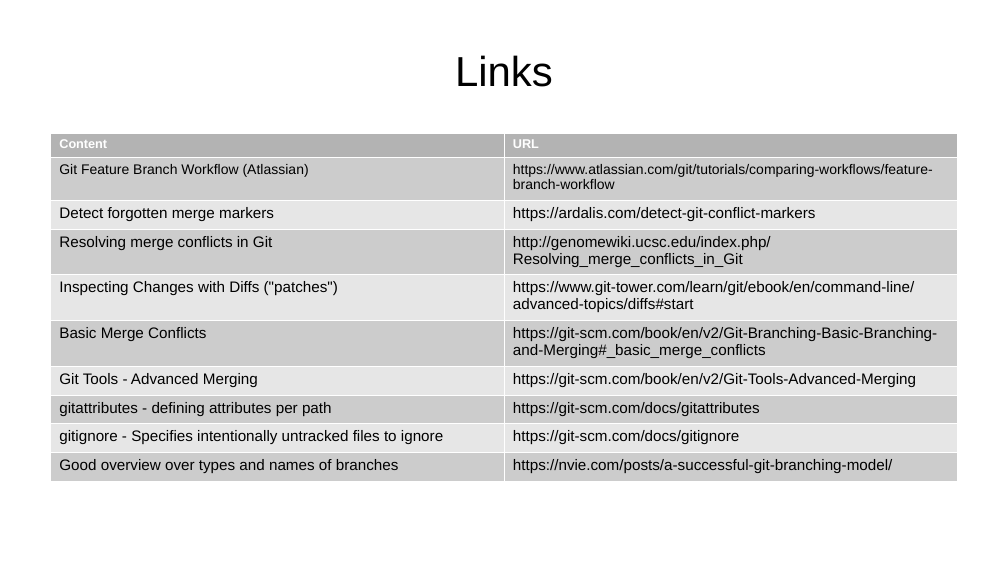
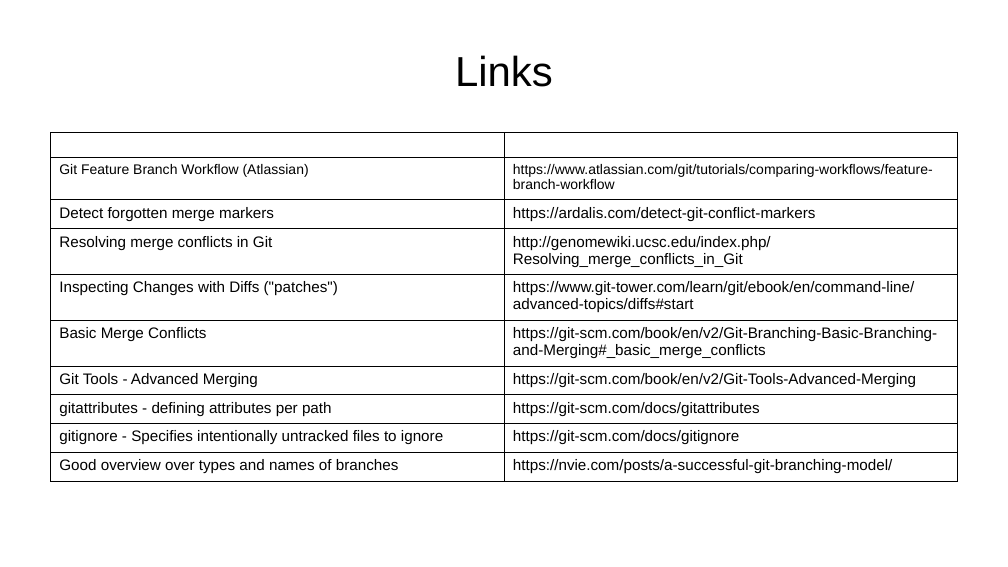
Before and after one commit to aryoda/git_essentials, a slide deck: slide 21 of Introduction to Git collaboration workflows.odp (slide 20 before the commit). Drawn at 1008x567 pixels with LibreOffice and Linux fonts; fonts in the diff are those of the drawing. Boxes give left, top, right and bottom in pixels: in the first picture for what was removed or moved away, otherwise in the second. Text is boxed around its words. In the diff, an @@ line names an element or a change of style, - is before the commit and + after.

```diff
--- a/Introduction to Git collaboration workflows.odp
+++ b/Introduction to Git collaboration workflows.odp
@@ table at (50,133,958,477) @@
@@ fill #B3B3B3 to none in row 1 @@
@@ fill #CCCCCC to none in 10 cells @@
@@ fill #E6E6E6 to none in 8 cells @@
@@ borders changed @@
```
Also in this commit, not shown: 4 other slides changed, 3 slides added, 2 slides removed.
